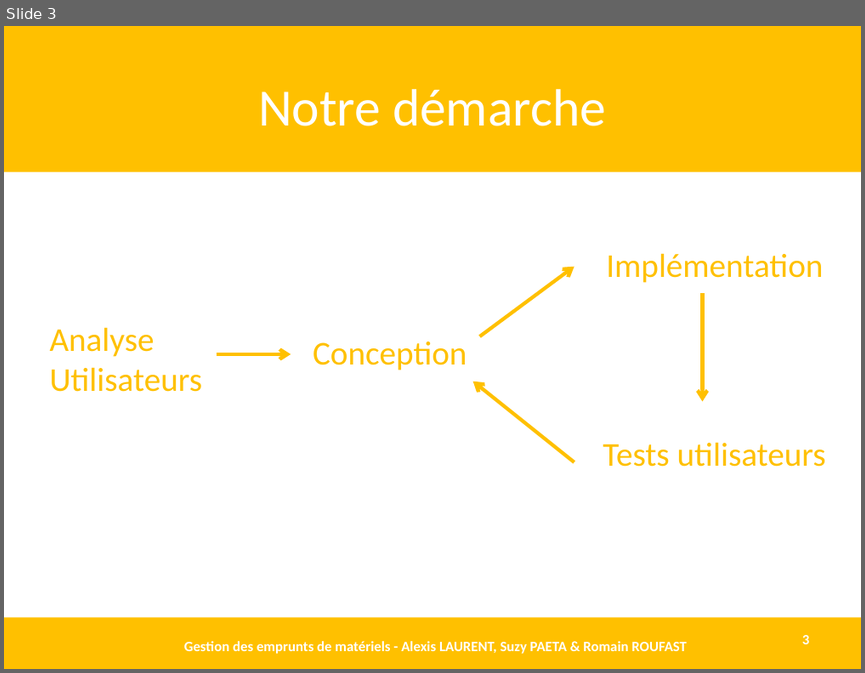
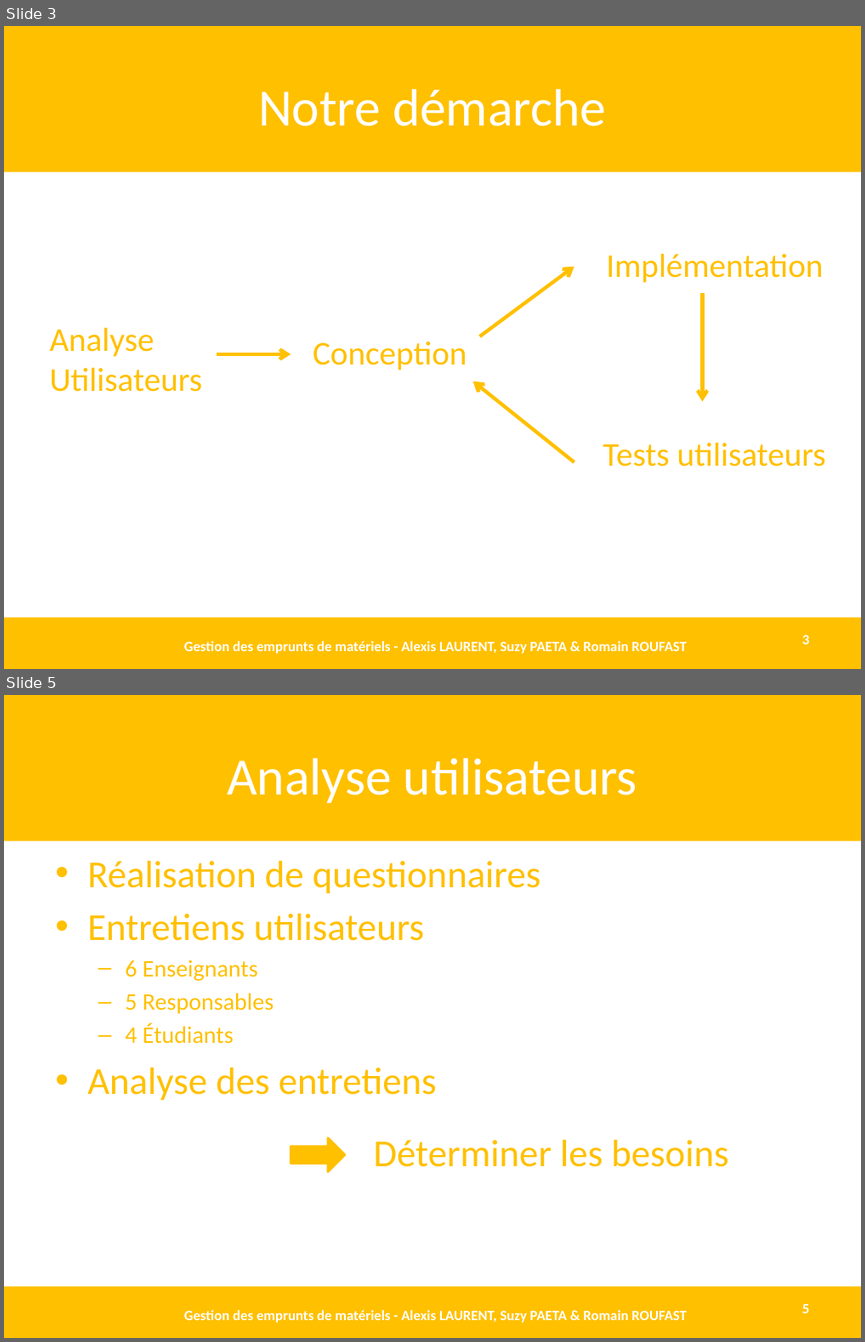
Before and after one commit to AlexisLaurent/Gestion_des_Emprunts, a slide deck: Livrables/D1.3 - DEF.pptx. Shown one above the other, each under a label of ours: slide 3 before the commit, slides 3 and 5 after it; the slides between them are not shown. The pictures are 865x673 and 865x1342 pixels, drawn with LibreOffice and Linux fonts; fonts in the diff are those of the drawing. Boxes give left, top, right and bottom in pixels: in the first picture for what was removed or moved away, otherwise in the second. Text is boxed around its words. In the diff, an @@ line names an element or a change of style, - is before the commit and + after.

```diff
--- a/Livrables/D1.3 - DEF.pptx
+++ b/Livrables/D1.3 - DEF.pptx
@@ slide 5 added at (x1=4, y1=695, x2=861, y2=1338), background #FFFFFF @@
@@ rectangle added at (x1=4, y1=695, x2=861, y2=840), fill #FFC000 @@
@@ title added at (x1=227, y1=758, x2=637, y2=803), 44 pt, text #FFFFFF @@
+Analyse utilisateurs
@@ text added at (x1=87, y1=861, x2=541, y2=1100), 32 pt, text #FFC000 @@
+• Réalisation de questionnaires
+• Entretiens utilisateurs
+  – 6 Enseignants
+  – 5 Responsables
+  – 4 Étudiants
+• Analyse des entretiens
@@ right arrow added at (x1=291, y1=1138, x2=345, y2=1171), fill #FFC000, outline #FFC000 2 pt @@
@@ text added at (x1=374, y1=1140, x2=728, y2=1167), 32 pt, text #FFC000 @@
+Déterminer les besoins
@@ rectangle added at (x1=4, y1=1287, x2=861, y2=1338), fill #FFC000 @@
@@ page number added at (x1=802, y1=1304, x2=809, y2=1313), 12 pt, text #FFFFFF, bold @@
+5
@@ text added at (x1=184, y1=1310, x2=687, y2=1322), 12 pt, text #FFFFFF, bold @@
+Gestion des emprunts de matériels - Alexis LAURENT, Suzy PAETA & Romain ROUFAST
```
Also in this commit, not shown: 3 slides changed, 12 other slides added, 1 other file.
